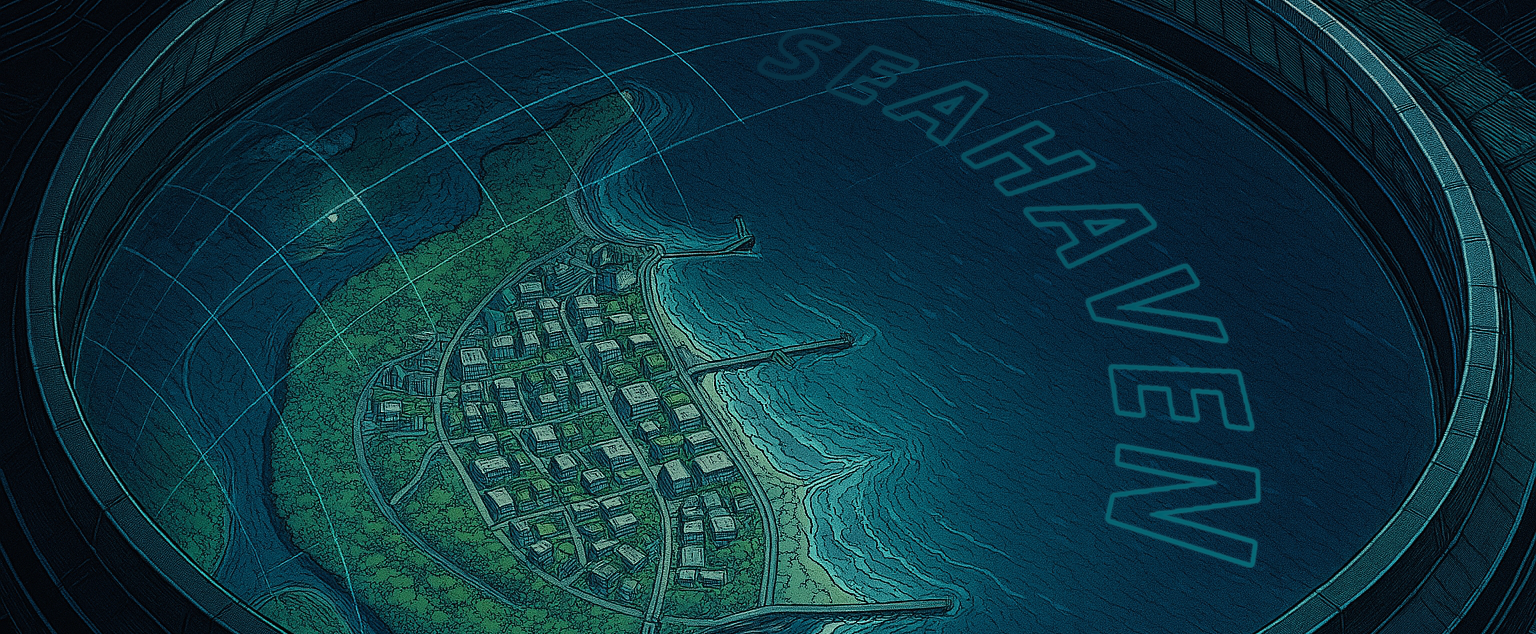
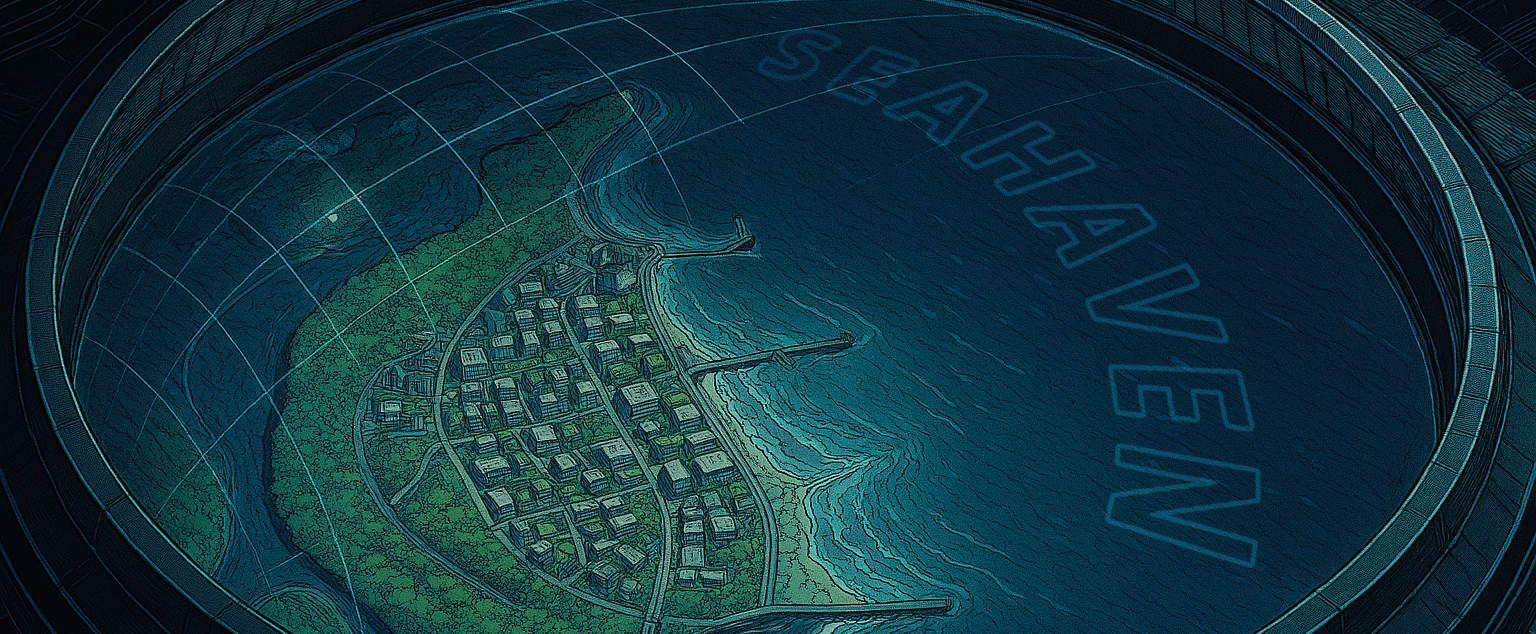
Layered file, before and after one edit (w=1536, h=634). Changes by layer:
"Layer": opacity 100% → 38%, blend normal → addition over [757,28,1262,569]